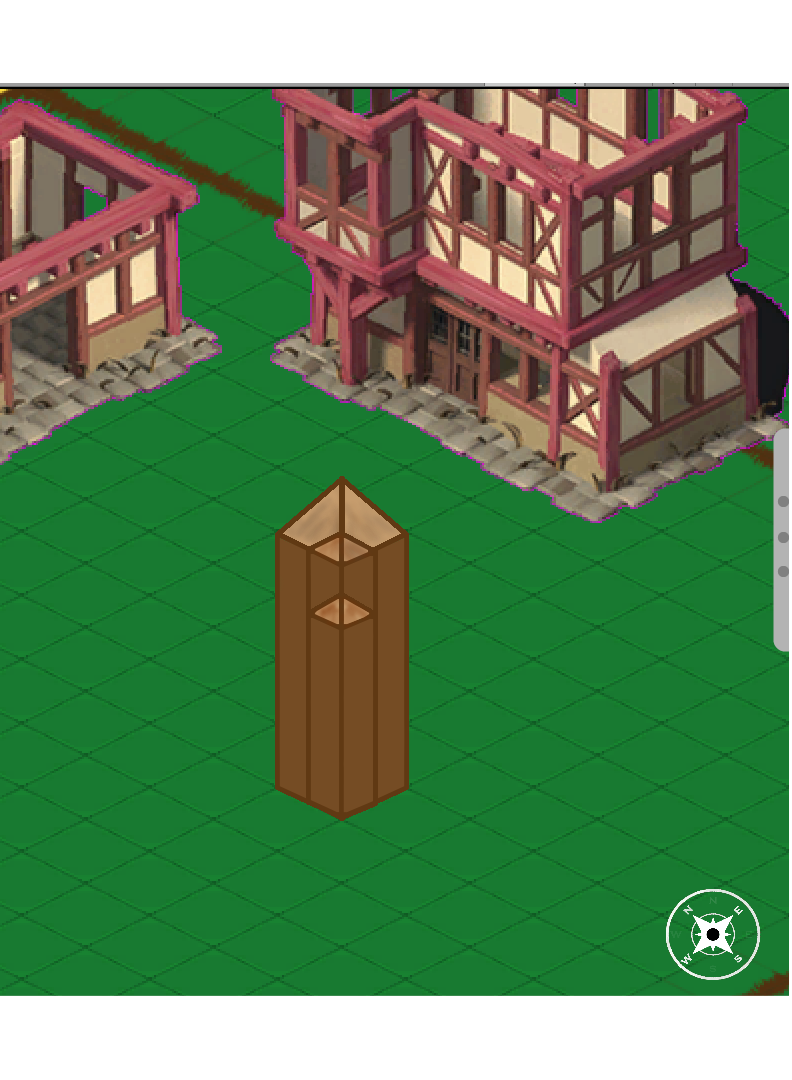
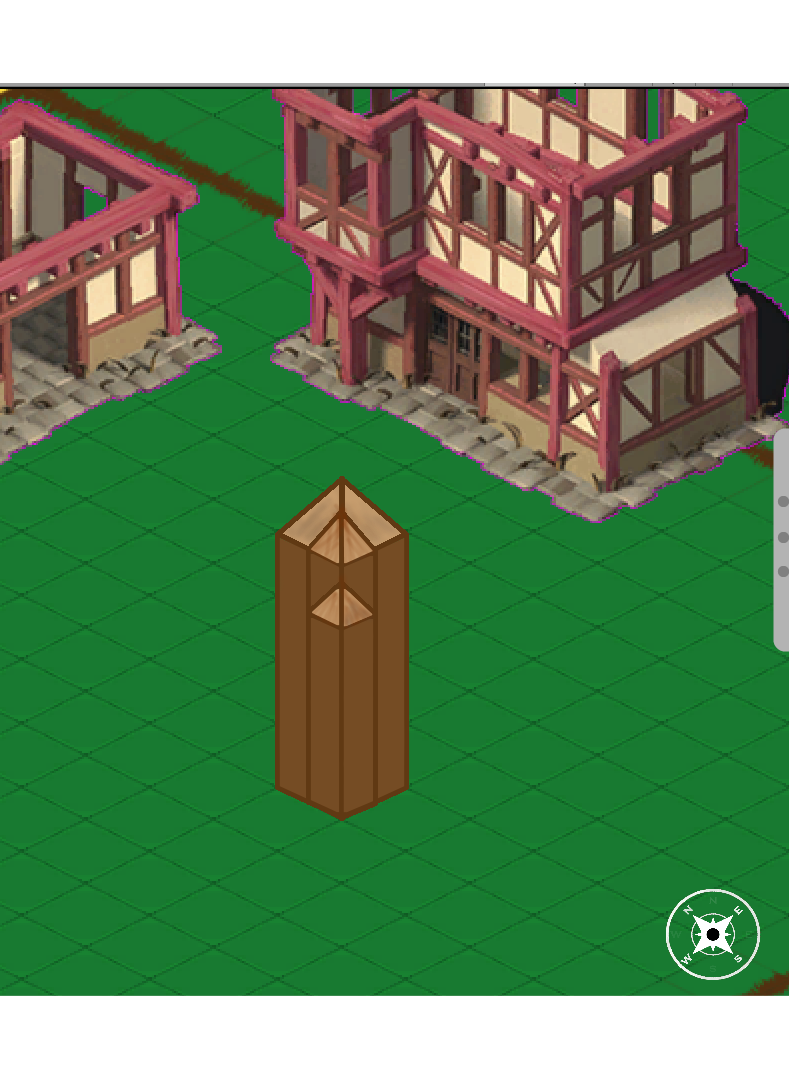
The second 792px x 1080px image is a revision of the first. Changes to its layers:
painted on "Small" over (x1=311, y1=575, x2=373, y2=628)
painted on "Tall" over (x1=309, y1=503, x2=375, y2=564)
